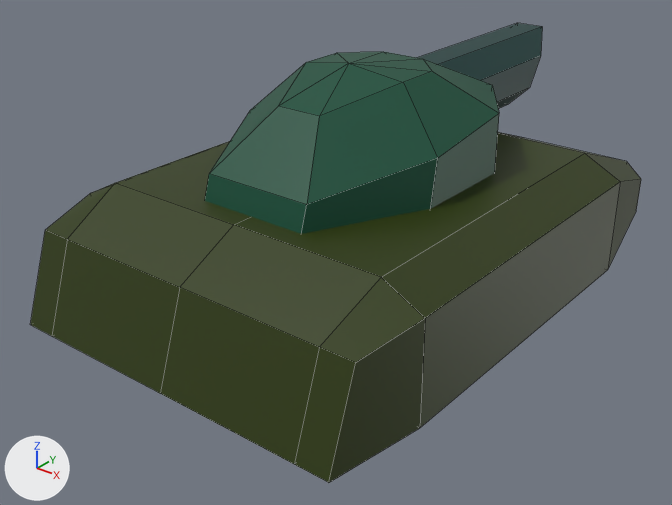
One commit to the FBX model Assets/_TanksGame/Meshes/tank01/tank01.fbx: the scene before it, then after it.
Camera for both pictures: a camera (50 mm lens) standing at (0.01193, -0.01603, 0.0102) and looking at (-0.00027, -0.00078, 0.00075). Arrows for +X, +Y and +Z are at lower left; the lights stay in place. Mesh edges are drawn as thin lines. Where no turn or scale is listed for an object, it has been applied to the vertices.

The older version as bpy lines, for what is in view:
```python
me_maingun = bpy.data.meshes.new('maingun')
me_maingun.from_pydata(...)  # 34 vertices, 40 faces; spans x -0.0009..0.0009, y 0.00002..0.00599, z -0.00095..0.00085
me_maingun.materials.append(mat_maingun)  # dark cyan #003836
me_tankbody = bpy.data.meshes.new('tankbody')
me_tankbody.from_pydata(...)  # 40 vertices, 38 faces; spans x -0.0045..0.0045, y -0.0065..0.00768, z -0.00382..-0.00105
me_tankbody.materials.append(mat_tankbody)  # dark green #2c3a00
me_tanktop = bpy.data.meshes.new('tanktop')
me_tanktop.from_pydata(...)  # 26 vertices, 32 faces; spans x -0.00256..0.00256, y -0.00392..0.00317, z -0.00141..0.00141
me_tanktop.materials.append(mat_tanktop)  # dark green #004c35
ob_maingun = bpy.data.objects.new('maingun', me_maingun)
ob_maingun.location = (0.0, 0.00141, 0.00382)
ob_tankbody = bpy.data.objects.new('tankbody', me_tankbody)
ob_tankbody.location = (0.0, 0.0, 0.00382)
ob_tanktop = bpy.data.objects.new('tanktop', me_tanktop)
ob_tanktop.location = (0.0, 0.0, 0.00382)
```
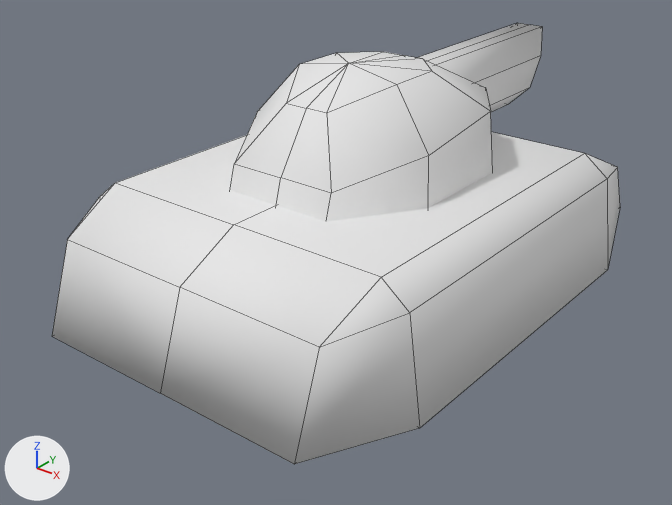
What differs and where, as boxes (x1, y1, x2, y2) in the pictures (672 x 505 px; the box of a moved part takes in the faces that stretch with it):
'tankbody', reshaped (7% narrower): before (30, 132, 641, 482); after (52, 132, 620, 464)
'tanktop', reshaped (11% narrower, 7% shorter): before (205, 52, 499, 234); after (230, 52, 493, 222)
'maingun', reshaped: before (417, 23, 542, 109); after (417, 23, 542, 112)
part 1 of me_maingun, moved or reshaped: before (417, 23, 542, 64); after (417, 23, 542, 65)
part 2 of me_maingun, recoloured: (438, 27, 542, 109) in both
part 4 of me_tankbody, moved or reshaped: before (30, 153, 641, 482); after (70, 153, 620, 464)
part 5 of me_tankbody, recoloured (green to white): (52, 134, 584, 464) in both
part 7 of me_tanktop, moved or reshaped: before (205, 52, 438, 234); after (230, 52, 429, 222)
part 8 of me_tanktop, recoloured (green to white): before (210, 52, 499, 208); after (234, 52, 493, 208)

The change, as a diff of the scene's bpy script:
```diff
--- a/Assets/_TanksGame/Meshes/tank01/tank01.fbx.py
+++ b/Assets/_TanksGame/Meshes/tank01/tank01.fbx.py
@@ mat_unnamed @@
+mat_unnamed = principled_material('unnamed')
+mat_unnamed.base_color = (0.8, 0.8, 0.8)  # white #e7e7e7
+mat_unnamed.roughness = 0.649
@@ me_tanktop @@
 # used by ob_tanktop; location = (0.0, 0.0, 0.00382)
-me_tanktop.from_pydata(...)  # 26 vertices, 32 faces; spans x -0.00256..0.00256, y -0.00392..0.00317, z -0.00141..0.00141
+me_tanktop.from_pydata(...)  # 31 vertices, 30 faces; spans x -0.00256..0.00256, y -0.00318..0.00317, z -0.00141..0.00141
+# me_tanktop part 7
+# 3 vertices are removed from x -0.00131..0.00131, y -0.00392..0.0, z -0.00141..-0.00112
+# 16 faces are deleted
+# 12 vertices move from x -0.00256..0.00256, y -0.00364..0.00317, z -0.00051..0.00119 to x -0.00234..0.00234, y -0.0029..0.00286, z -0.00051..0.00119
+# 8 vertices are added at x -0.00131..0.00131, y -0.00318..0.00317, z -0.00141..0.00119
+# 14 new faces join them
+# me_tanktop part 8: 16 faces spanning x -0.00256..0.00256, y -0.0029..0.00317, z -0.00141..0.00141 switch from mat_tanktop (dark green #004c35) to mat_unnamed (white #e7e7e7)
+# me_tanktop part 9: the surface is now shaded smooth
@@ me_tankbody @@
 # used by ob_tankbody; location = (0.0, 0.0, 0.00382)
-me_tankbody.from_pydata(...)  # 40 vertices, 38 faces; spans x -0.0045..0.0045, y -0.0065..0.00768, z -0.00382..-0.00105
+me_tankbody.from_pydata(...)  # 32 vertices, 34 faces; spans x -0.0045..0.0045, y -0.0065..0.00768, z -0.00382..-0.00105
+# me_tankbody part 4
+# 10 vertices are removed from x -0.0045..0.0045, y -0.0065..0.00768, z -0.00382..-0.00154
+# 20 faces are deleted
+# 3 vertices in x -0.00312..0.00312, y 0.00768, z -0.00248 move by (0.0, -0.00059, 0.0)
+# 2 vertices move from x -0.0045..0.0045, y 0.00377, z -0.00154 to x -0.00417..0.00417, y 0.00377, z -0.00154
+# 2 vertices are added at (0.00417, -0.00431, -0.00154), (-0.00417, -0.00431, -0.00154)
+# 16 new faces join them
+# me_tankbody part 5: 18 faces spanning x -0.0045..0.0045, y -0.0065..0.00768, z -0.00382..-0.00105 switch from mat_tankbody (dark green #2c3a00) to mat_unnamed (white #e7e7e7)
+# me_tankbody part 6: the surface is now shaded smooth
@@ me_maingun @@
 # used by ob_maingun; location = (0.0, 0.00141, 0.00382)
-me_maingun.from_pydata(...)  # 34 vertices, 40 faces; spans x -0.0009..0.0009, y 0.00002..0.00599, z -0.00095..0.00085
+me_maingun.from_pydata(...)  # 41 vertices, 40 faces; spans x -0.0009..0.0009, y 0.00002..0.00599, z -0.00095..0.00085
+# me_maingun part 1
+# 10 vertices are removed from x -0.00076..0.00076, y 0.00002..0.00204, z -0.00081..0.00071
+# 28 faces are deleted
+# 17 vertices are added at x -0.00076..0.00076, y 0.00002..0.00599, z -0.00095..0.00085
+# 28 new faces join them
+# me_maingun part 2: 12 faces spanning x -0.0009..0.0009, y 0.00002..0.00599, z -0.00095..0.00085 switch from mat_maingun (dark cyan #003836) to mat_unnamed (white #e7e7e7)
+# me_maingun part 3: the surface is now shaded smooth
```
